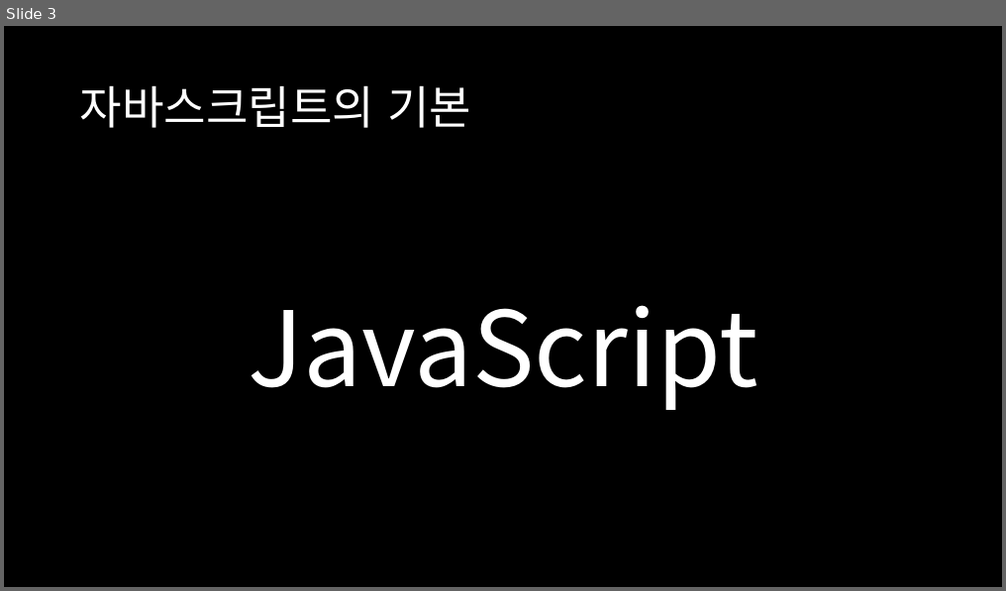
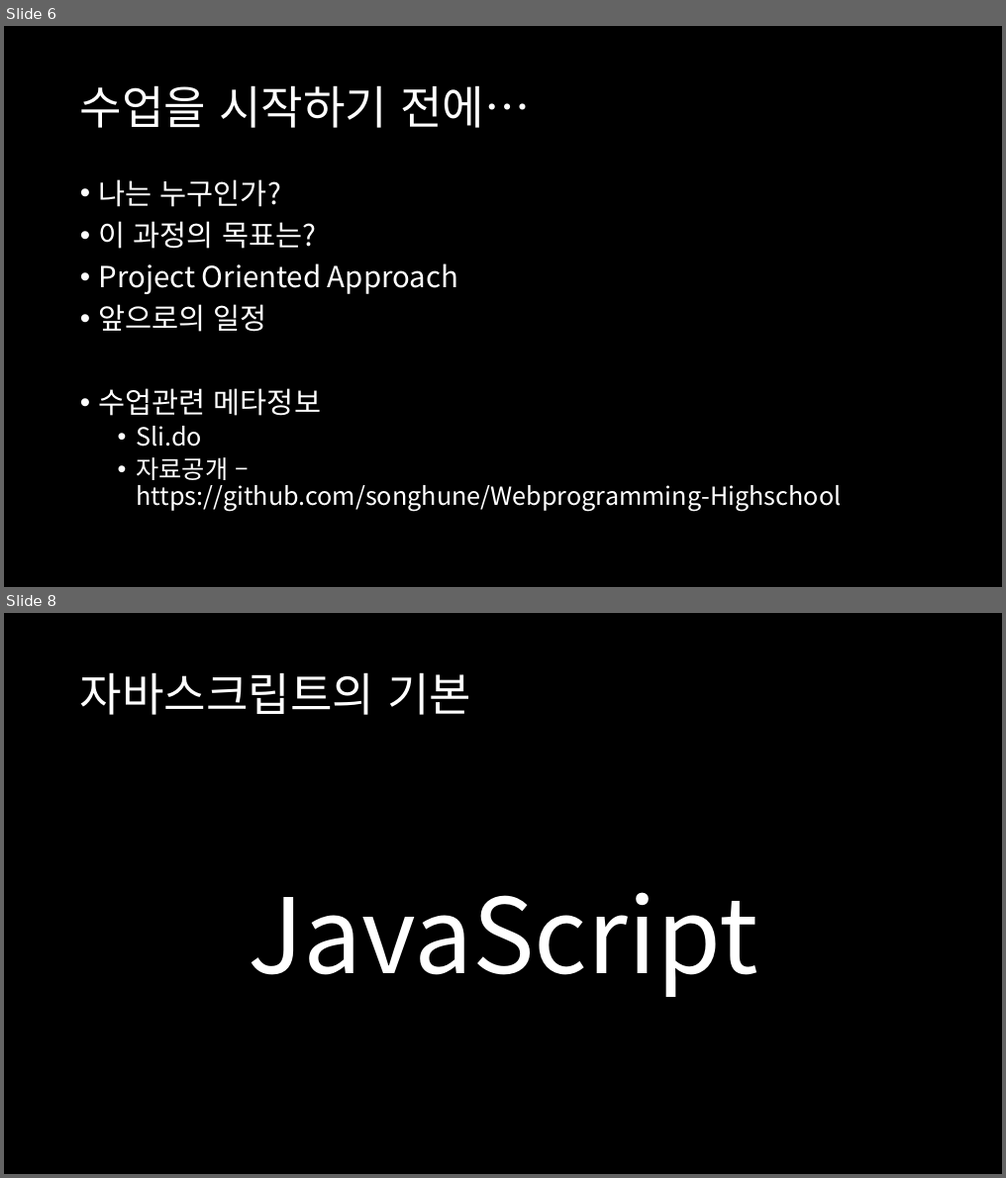
Before and after one commit to songhune/Webprogramming-Highschool, a slide deck: JavaScript/JavaScript.pptx. Shown one above the other, each under a label of ours: slide 3 before the commit, slides 6 and 8 after it; the slides between them are not shown. The pictures are 1006x591 and 1006x1178 pixels, drawn with LibreOffice and Linux fonts; fonts in the diff are those of the drawing. Boxes give left, top, right and bottom in pixels: in the first picture for what was removed or moved away, otherwise in the second. Text is boxed around its words. In the diff, an @@ line names an element or a change of style, - is before the commit and + after.

```diff
--- a/JavaScript/JavaScript.pptx
+++ b/JavaScript/JavaScript.pptx
@@ slide 6 added at [4, 26, 1002, 587], background #000000 @@
@@ title added at [80, 85, 531, 128], 44 pt, text #FFFFFF @@
+수업을 시작하기 전에…
@@ text added at [99, 179, 842, 512], 24 pt, text #FFFFFF @@
+• 나는 누구인가?
+• 이 과정의 목표는?
+• Project Oriented Approach
+• 앞으로의 일정
+• 수업관련 메타정보
+  • Sli.do
+  • 자료공개 –
+    https://github.com/songhune/Webprogramming-Highschool
@@ what was slide 3 is now slide 8 @@
```
Also in this commit, not shown: 3 slides changed, 35 other slides added, 26 other files.
